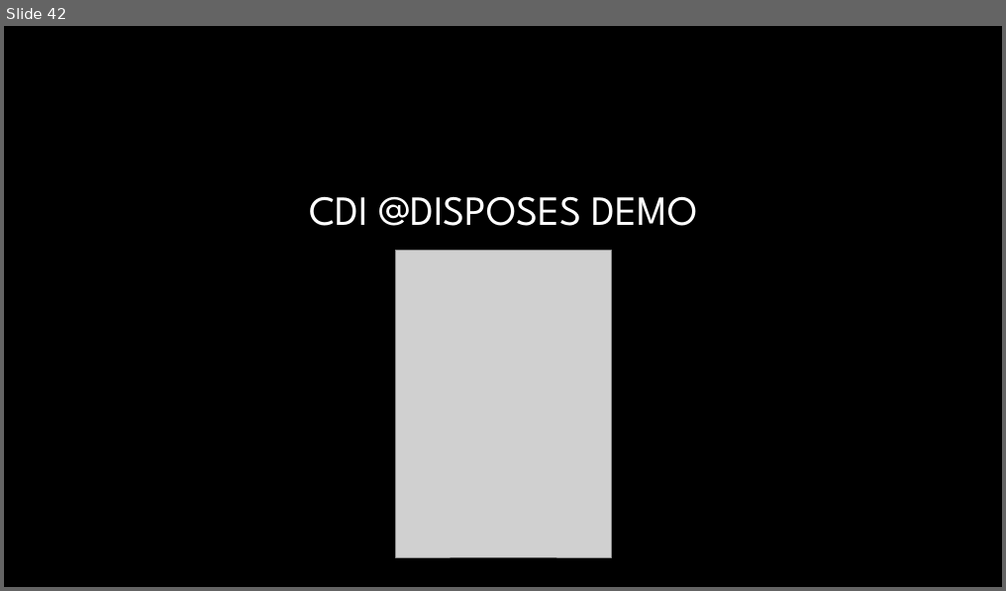
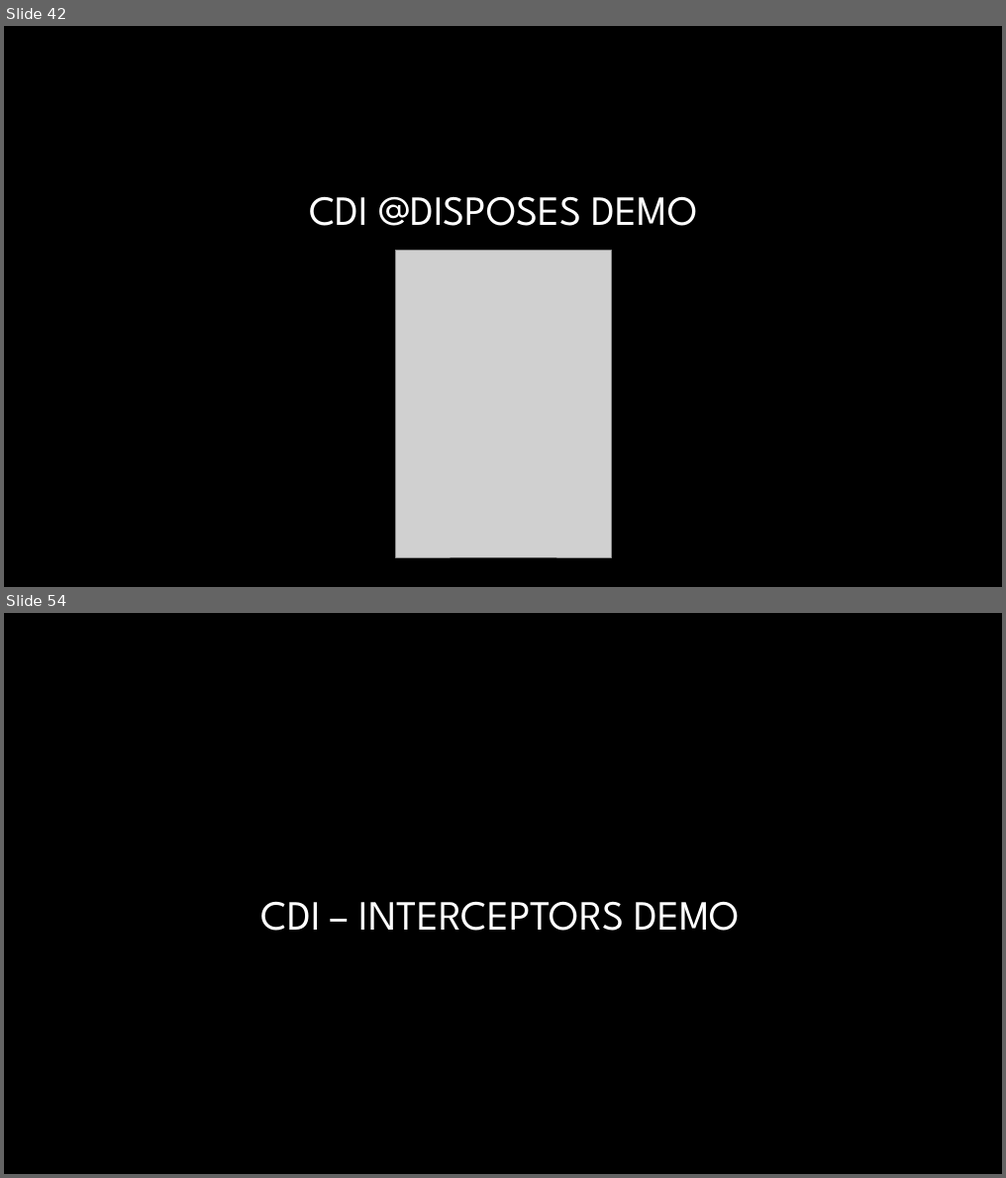
Before and after one commit to Crypto93/CDI_overview, a slide deck: CDI_overview_presentation.pptx. Shown one above the other, each under a label of ours: slide 42 before the commit, slides 42 and 54 after it; the slides between them are not shown. The pictures are 1006x591 and 1006x1178 pixels, drawn with LibreOffice and Linux fonts; fonts in the diff are those of the drawing; grey boxes stand for pictures; background and template pictures are left out. Boxes give left, top, right and bottom in pixels: in the first picture for what was removed or moved away, otherwise in the second. Text is boxed around its words. In the diff, an @@ line names an element or a change of style, - is before the commit and + after.

```diff
--- a/CDI_overview_presentation.pptx
+++ b/CDI_overview_presentation.pptx
@@ slide 54 added at [4, 613, 1002, 1174], background #000000 @@
@@ title added at [261, 901, 740, 931], 40 pt, text #FFFFFF @@
+CDI – INTERCEPTORS DEMO
```
Also in this commit, not shown: 16 other slides added.
